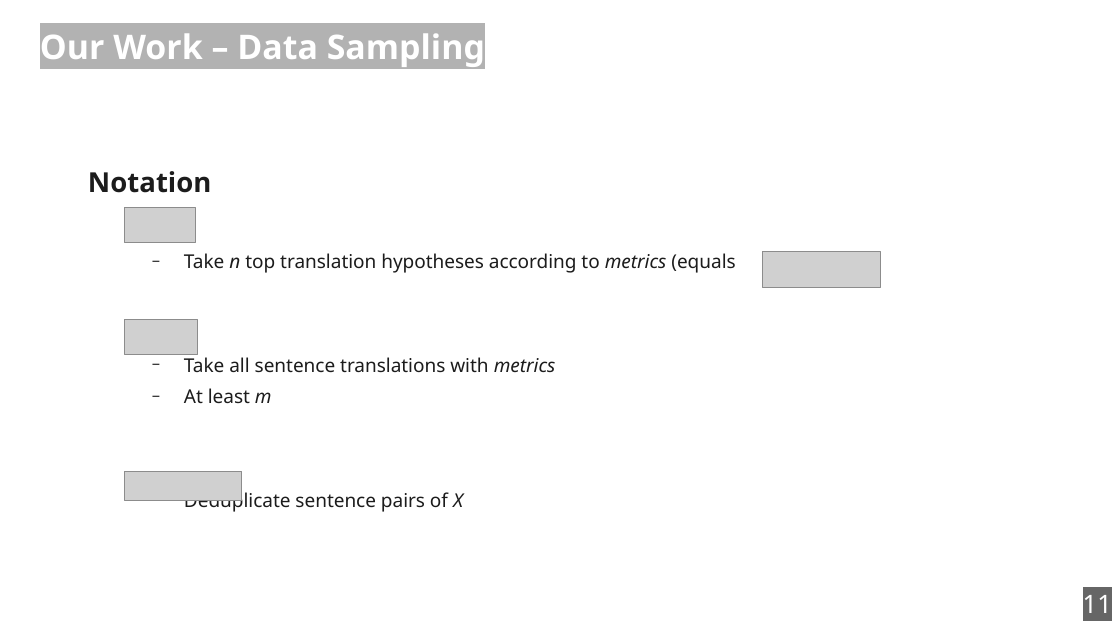
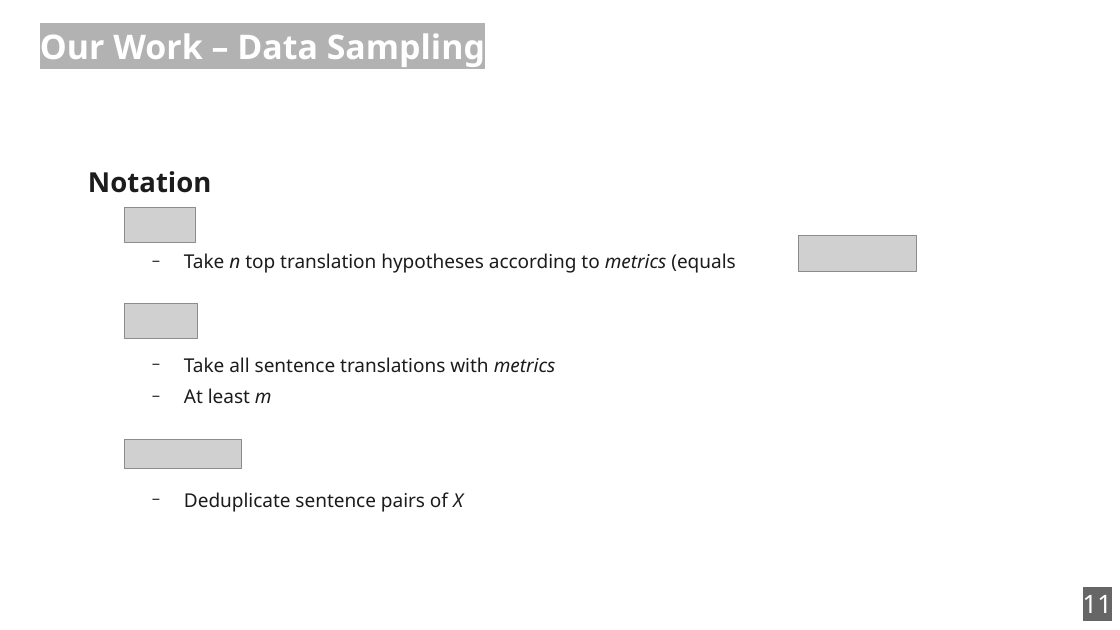
Before and after one commit to zouharvi/reference-mt-distill, a slide deck: slide 11 of meta/naacl_presentation.odp. Drawn at 1120x630 pixels with LibreOffice and Linux fonts; fonts in the diff are those of the drawing; grey boxes stand for pictures. Boxes give left, top, right and bottom in pixels: in the first picture for what was removed or moved away, otherwise in the second. Text is boxed around its words. In the diff, an @@ line names an element or a change of style, - is before the commit and + after.

```diff
--- a/meta/naacl_presentation.odp
+++ b/meta/naacl_presentation.odp
@@ picture: place and size @@
-picture at <box>763,252,882,288</box>
+picture at <box>799,236,918,271</box>
@@ picture: place and size @@
-picture at <box>125,319,198,355</box>
+picture at <box>125,303,198,338</box>
@@ picture: place and size @@
-picture at <box>125,472,242,501</box>
+picture at <box>125,439,242,469</box>
```
Also in this commit, not shown: 3 other slides changed.
